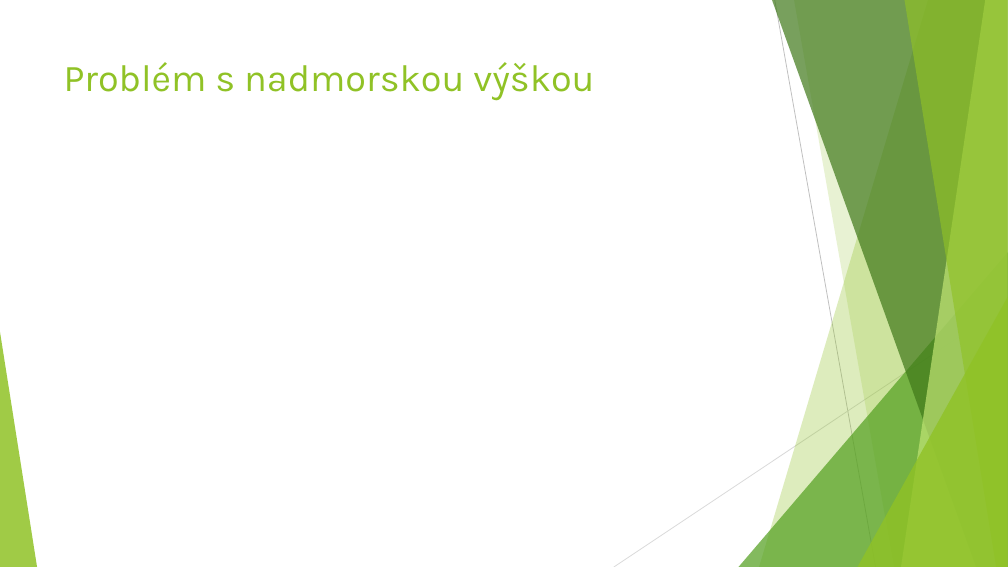
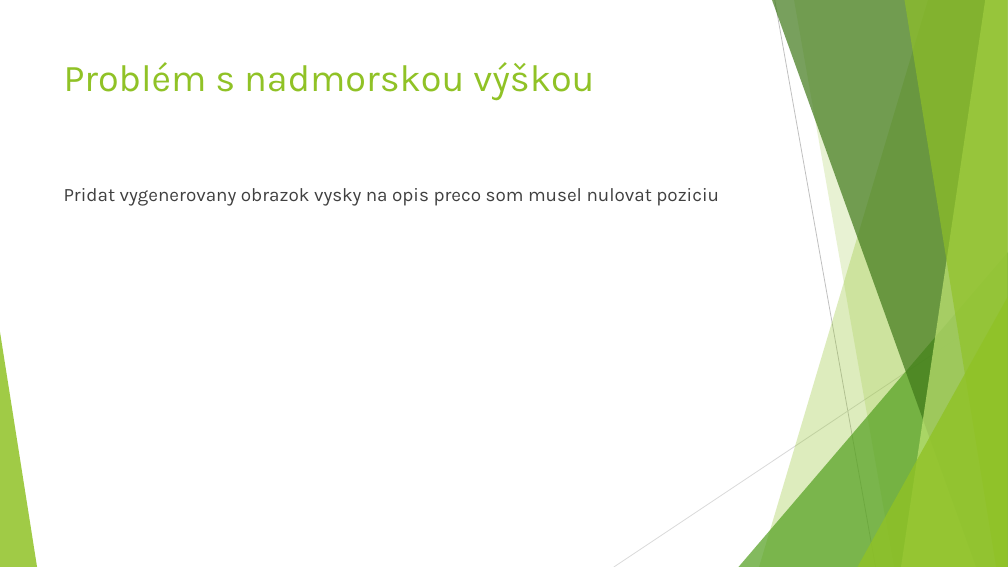
Before and after one commit to gameblaer/zaverecna_praca_bc, a slide deck: slide 8 of Prezentacia_Vrták_Martin.pptx. Drawn at 1008x567 pixels with LibreOffice and Linux fonts; fonts in the diff are those of the drawing. Boxes give left, top, right and bottom in pixels: in the first picture for what was removed or moved away, otherwise in the second. Text is boxed around its words. In the diff, an @@ line names an element or a change of style, - is before the commit and + after.

```diff
--- a/Prezentacia_Vrták_Martin.pptx
+++ b/Prezentacia_Vrták_Martin.pptx
@@ text added at box(64, 188, 719, 206), 18 pt, text #404040 @@
+Pridat vygenerovany obrazok vysky na opis preco som musel nulovat poziciu
```
Also in this commit, not shown: 3 other slides changed.
